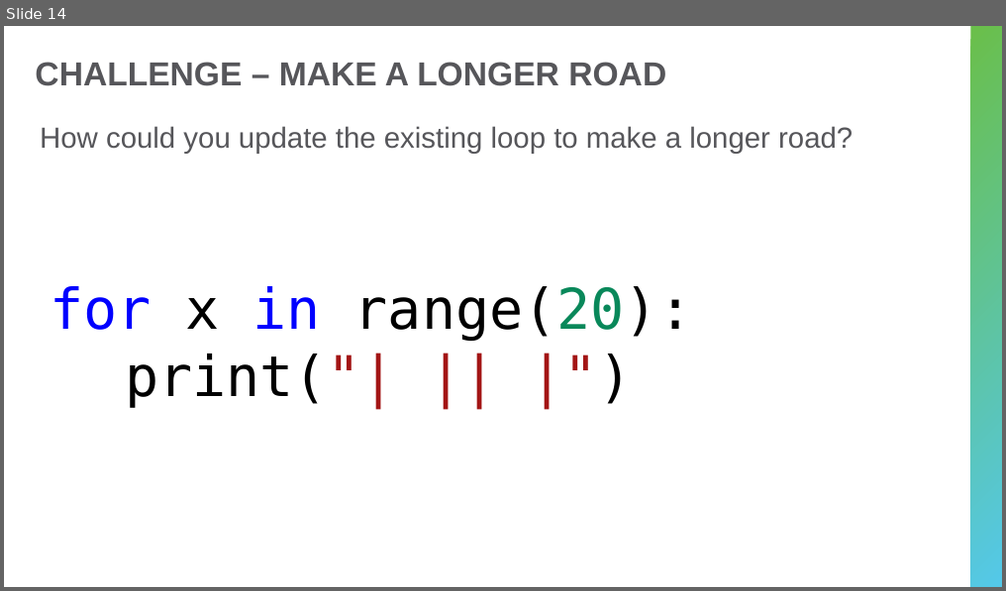
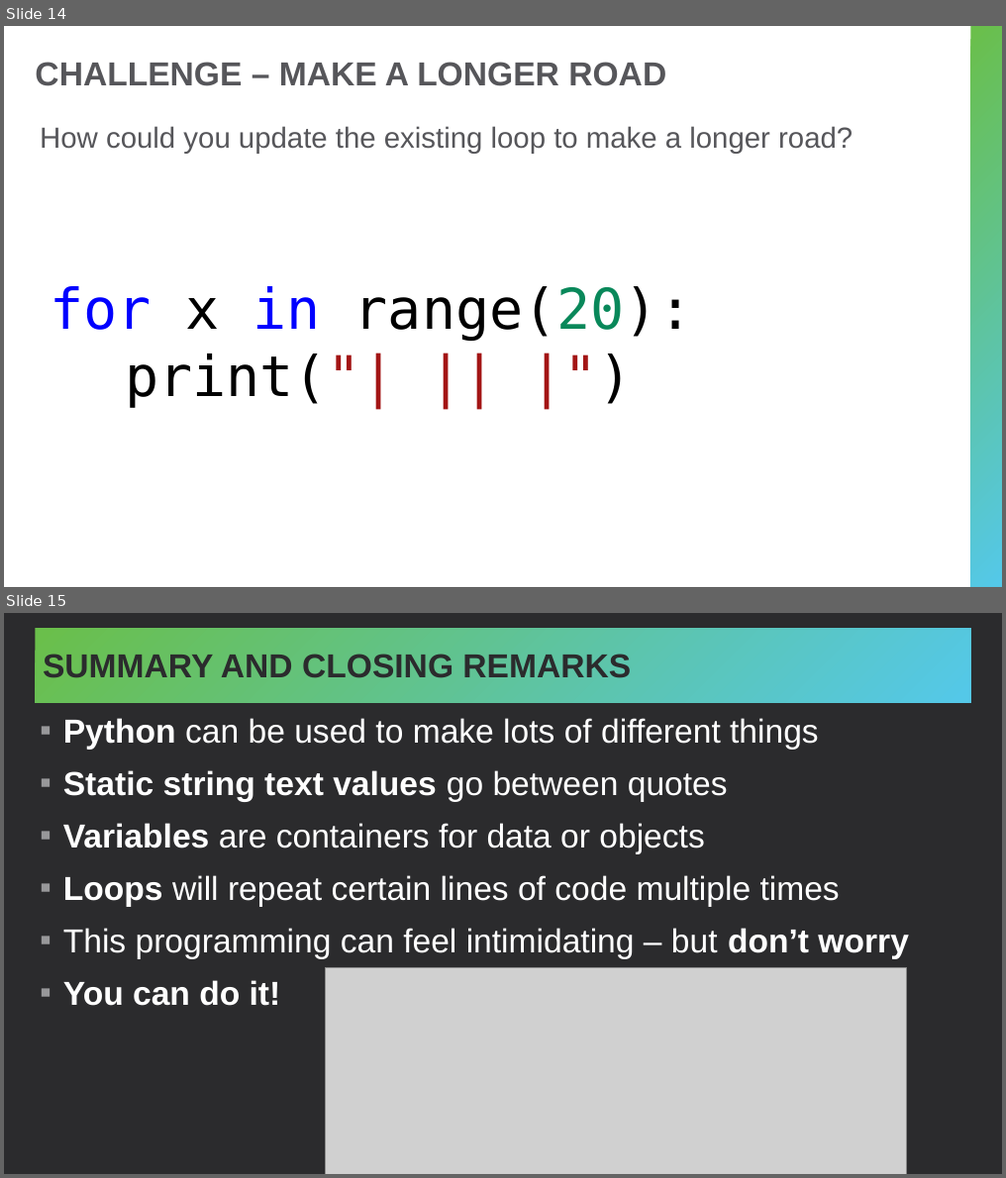
Before and after one commit to hytechcamps/python, a slide deck: ProgrammingWithPython.pptx. Shown one above the other, each under a label of ours: slide 14 before the commit, slides 14 and 15 after it. The pictures are 1006x591 and 1006x1178 pixels, drawn with LibreOffice and Linux fonts; fonts in the diff are those of the drawing; grey boxes stand for pictures. Boxes give left, top, right and bottom in pixels: in the first picture for what was removed or moved away, otherwise in the second. Text is boxed around its words. In the diff, an @@ line names an element or a change of style, - is before the commit and + after.

```diff
--- a/ProgrammingWithPython.pptx
+++ b/ProgrammingWithPython.pptx
@@ slide 15 added at [4, 613, 1002, 1174], background #2B2B2D @@
@@ title added at [36, 628, 971, 703], fill gradient #6ABF4B to #54C8E8, 32 pt, text #2B2B2D, bold @@
+SUMMARY AND CLOSING REMARKS
@@ text added at [63, 718, 909, 1006], 32 pt, text #FFFFFF @@
+▪ Python can be used to make lots of different things
+▪ Static string text values go between quotes
+▪ Variables are containers for data or objects
+▪ Loops will repeat certain lines of code multiple times
+▪ This programming can feel intimidating – but don’t worry
+▪ You can do it!
@@ picture added at [325, 967, 907, 1174] @@
```
Also in this commit, not shown: 4 slides changed, 1 other slide added, 1 other file.
